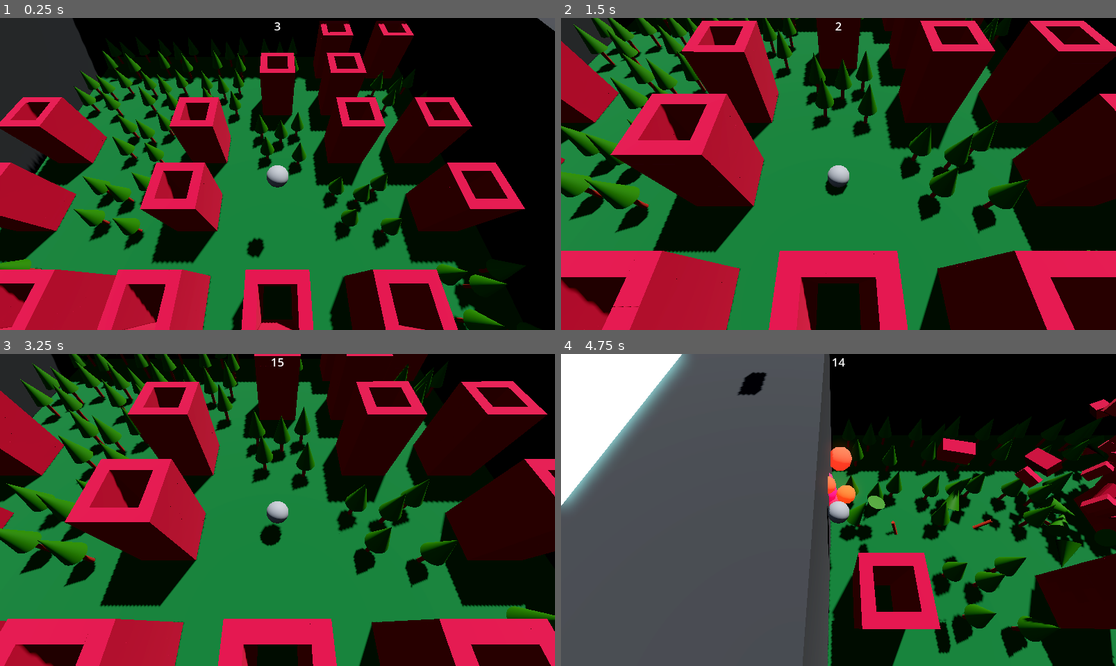
Above: before the commit, frames 1-4 (two rows, left to right).
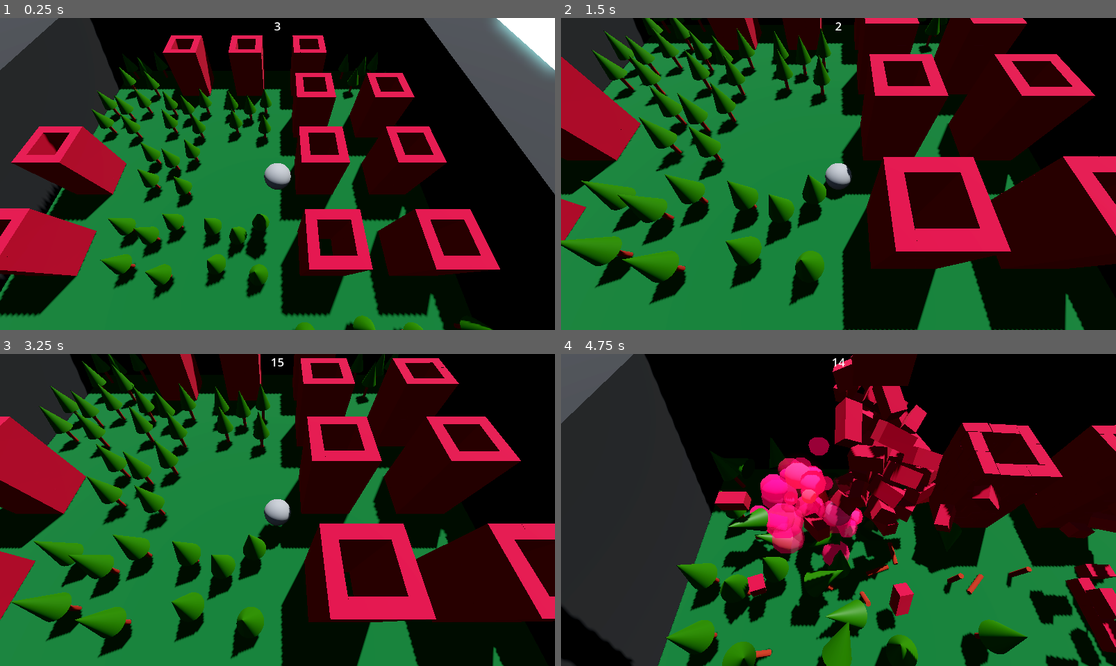
Above: after the commit, the same moments.

Repository: arocull/EnvisionJam2023
Game: Godot game, scene res://map/city.tscn
Same seed, same stepped clock (60 frames per second), same inputs: the game is played once before the commit and once after it. A sky picture missing from this copy of the repository is replaced by a grey-blue gradient.
Inputs (mouse positions are in pixels of both pictures, inside the frame that each line leads up to):
- Up to frame 1 (0.25 s): no input
- Up to frame 2 (1.5 s): move the mouse to (960, 158) at 0.52 s; press the mouse at (960, 158) at 0.53 s; hold D (move_right) 0.53-1.28 s; tap Space (move_jump) at 0.77 s; move the mouse to (727, 189) at 1.27 s; release the mouse at (727, 189) at 1.28 s; hold S (move_back) from 1.28 s (still down); click (727, 189) at 1.35 s
- Up to frame 3 (3.25 s): tap Space (move_jump) at 1.52, 2.75, 3.02 s; tap Enter at 2 s; move the mouse to (333, 441) at 2.02 s; release S (move_back) at 2.03 s; press the mouse at (333, 441) at 2.03 s; hold D (move_right) 2.03-2.78 s; move the mouse to (249, 572) at 2.77 s; release the mouse at (249, 572) at 2.78 s; hold W (move_forward) from 2.78 s (still down); click (249, 572) at 2.85 s
- Up to frame 4 (4.75 s): move the mouse to (1005, 556) at 3.52 s; release W (move_forward) at 3.53 s; press the mouse at (1005, 556) at 3.53 s; hold A (move_left) from 3.53 s (still down); tap Space (move_jump) at 3.77, 4.52 s; move the mouse to (672, 463) at 4.27 s; release the mouse at (672, 463) at 4.28 s; click (672, 463) at 4.35 s

The runs differ from the first frame. In frame 1, 69% of the frame differs, in the area x 0-100%, y 0-100%; in frame 2, 76%; in frame 3, 73%; in frame 4, 81%.

Commit message:
Tweak level generation + scoring

Diff:
--- a/efx/efx_manager.gd
+++ b/efx/efx_manager.gd
@@ -1,6 +1,8 @@
 extends Node
 
 const EXPLOSION = preload("res://efx/explosion.tscn")
+
+signal explosion_at(pos: Vector3)
 
 # Called when the node enters the scene tree for the first time.
 func _ready():
--- a/efx/explosion.gd
+++ b/efx/explosion.gd
@@ -1,8 +1,8 @@
 extends Node3D
 class_name Explosion
 
-@export var force: float = 50
-@export var maxDistance: float = 3
+@export var force: float = 55
+@export var maxDistance: float = 3.5
 @onready var duration: float = 1.5
 @onready var exploded: bool = false
 
--- a/map/city.tscn
+++ b/map/city.tscn
@@ -1,7 +1,8 @@
-[gd_scene load_steps=12 format=3 uid="uid://cuame5q4wgn55"]
+[gd_scene load_steps=13 format=3 uid="uid://cuame5q4wgn55"]
 
 [ext_resource type="Script" path="res://map/citygen.gd" id="1_lkkut"]
 [ext_resource type="PackedScene" uid="uid://dfnqkynxy5xwk" path="res://tiles/prebuilds/tower.tscn" id="2_hsiny"]
+[ext_resource type="PackedScene" uid="uid://cqjgs8fucccp2" path="res://tiles/block_ground.tscn" id="2_jgq3a"]
 [ext_resource type="Texture2D" uid="uid://k58t0y0o3wu5" path="res://map/environment/skidpan_2k.exr" id="3_btxs5"]
 [ext_resource type="PackedScene" uid="uid://bnqe7swv3siy6" path="res://player/player.tscn" id="3_dte54"]
 [ext_resource type="PackedScene" uid="uid://3643kn62milb" path="res://tiles/prebuilds/trees.tscn" id="3_dytnb"]
@@ -29,10 +30,10 @@
 
 [node name="city" type="Node3D"]
 script = ExtResource("1_lkkut")
-tileScenes = Array[PackedScene]([ExtResource("2_hsiny"), ExtResource("3_dytnb")])
+tileScenes = Array[PackedScene]([ExtResource("2_jgq3a"), ExtResource("2_hsiny"), ExtResource("3_dytnb")])
 tileWeights = Array[float]([1.0, 0.25])
-city_width = 6
-city_height = 6
+city_width = 5
+city_height = 5
 
 [node name="DirectionalLight3D" type="DirectionalLight3D" parent="."]
 transform = Transform3D(-0.866023, -0.433016, 0.250001, 0, 0.499998, 0.866027, -0.500003, 0.749999, -0.43301, 0, 0, 0)
--- a/map/citygen.gd
+++ b/map/citygen.gd
@@ -5,24 +5,46 @@
 
 @export var city_width: int = 3
 @export var city_height: int = 3
+@export var tiles: Array[int] = []
 
 @onready var bricks: Array[RigidBody3D] = []
 @onready var startTransforms: Array[Transform3D] = []
 
 # Called when the node enters the scene tree for the first time.
 func _ready():
-	$player.teleport(Vector3(float(city_width) / 2, 1, float(city_height) / 2) * 5)
+	randomize()
+	$player.teleport(Vector3(floor(float(city_width)) / 2, 1, floor(float(city_height)) / 2) * 5)
 
+	# allocate array
+	tiles.resize(city_width * city_height)
+
+	# fill with basic
 	for x in range(0, city_width):
 		for y in range(0, city_height):
-			var block
-			if x == floor(city_width / 2) and y == floor(city_height / 2):
-				block = preload("res://tiles/block_ground.tscn").instantiate()
-			else:
-				block = tileScenes.pick_random().instantiate()
+			var idx: int = (x * city_width) + y
+			tiles[idx] = 1
+
+	# pre-place 10 trees
+	var preplace_trees: Array = range(0,tiles.size())
+	preplace_trees.shuffle()
+	preplace_trees.resize(10)
+	for idx in preplace_trees:
+		tiles[idx] = 2
+
+	# enforce center tile to be a blank tile
+	var center_tile = (floori(city_width / 2) * city_width) + floori(city_height / 2)
+	tiles[center_tile] = 0
+
+	# place tiles
+	for x in range(0, city_width):
+		for y in range(0, city_height):
+			var idx: int = (x * city_width) + y
+			var tileType = tiles[idx]
+			var block = tileScenes[tileType].instantiate()
 			block.transform.origin = Vector3(x * 5, 0, y * 5)
 			add_child(block)
 
+	# place walls
 	for x in range(-1, city_width + 1):
 		for y in range(-1, city_height + 1):
 			if x == -1 or x == city_width or y == -1 or y == city_height:
@@ -42,14 +64,19 @@
 			bricks.append(child)
 			startTransforms.append(child.global_transform)
 
-func score() -> float:
+func get_transform_distance(start: Transform3D, goal: Transform3D) -> float:
+	var angularDist: float = start.basis.get_rotation_quaternion().angle_to(goal.basis.get_rotation_quaternion())
+	var physicalDist: float = start.origin.distance_to(goal.origin)
+	return (angularDist / PI) + physicalDist
+
+func score() -> int:
 	var sum: float = 0
 	var total: float = 0
 	for i in range(0,bricks.size()):
 		var b: RigidBody3D = bricks[i]
 		var t: Transform3D = startTransforms[i]
-		sum += b.global_transform.origin.distance_to(t.origin) * b.mass
+		sum += sqrt(max(get_transform_distance(t, b.global_transform) - 0.2, 0)) * b.mass
 		total += b.mass
 
-	print_debug("Score: ", sum / total)
-	return sum / total
+	var s: int = floor((sum / total) * 2000)
+	return s
--- a/player/movement.gd
+++ b/player/movement.gd
@@ -4,6 +4,7 @@
 
 @export var force_movement: float = 250
 @export var jump_force: float = 50
+@export var knockback_force: float = 40
 @export var max_attack_cooldown: float = 0.1
 
 @onready var attack_cooldown: float = max_attack_cooldown
@@ -58,7 +59,7 @@
 		t.origin = global_position
 		pos.y = t.origin.y
 		t = t.looking_at(pos).orthonormalized()
-		apply_central_impulse(t.basis.z * 25)
+		apply_central_impulse(t.basis.z * 40)
 		call_deferred("spawn_rocket", t)
 
 func spawn_rocket(t: Transform3D):
--- a/player/player.gd
+++ b/player/player.gd
@@ -1,13 +1,18 @@
 extends Node3D
 class_name Player
 
+var shake: float = 0
+var shake_decay: float = 100
+
 func _process(delta):
 	$cam_parent.global_transform.origin = $RigidBody3D.global_transform.origin
+
+	shake -= delta
 
 func teleport(newLocation: Vector3):
 	$RigidBody3D.global_transform.origin = newLocation
 
 func _input(event):
 	if event.is_action("quit"):
-		get_tree().current_scene.score()
+		print("Score when quit: " + str(get_tree().current_scene.score()))
 		get_tree().quit()
--- a/player/player.tscn
+++ b/player/player.tscn
@@ -4,8 +4,11 @@
 [ext_resource type="Script" path="res://player/movement.gd" id="2_rx1pb"]
 
 [sub_resource type="SphereShape3D" id="SphereShape3D_eklvf"]
+radius = 0.6
 
 [sub_resource type="SphereMesh" id="SphereMesh_6aubi"]
+radius = 0.6
+height = 1.2
 
 [node name="player" type="Node3D"]
 script = ExtResource("1_v6ny5")
@@ -13,8 +16,12 @@
 [node name="RigidBody3D" type="RigidBody3D" parent="."]
 collision_layer = 5
 collision_mask = 5
-mass = 10.0
+mass = 50.0
 script = ExtResource("2_rx1pb")
+force_movement = 1250.0
+jump_force = 250.0
+knockback_force = 200.0
+max_attack_cooldown = 0.2
 
 [node name="CollisionShape3D" type="CollisionShape3D" parent="RigidBody3D"]
 shape = SubResource("SphereShape3D_eklvf")
@@ -25,5 +32,7 @@
 
 [node name="cam_parent" type="Node3D" parent="."]
 
-[node name="Camera3D" type="Camera3D" parent="cam_parent"]
+[node name="cam_offset" type="Node3D" parent="cam_parent"]
 transform = Transform3D(1, 0, 0, 0, 0.5, 0.866025, 0, -0.866025, 0.5, 0, 8, 4.5)
+
+[node name="Camera3D" type="Camera3D" parent="cam_parent/cam_offset"]
--- a/tiles/prebuilds/wall.tscn
+++ b/tiles/prebuilds/wall.tscn
@@ -8,7 +8,7 @@
 
 [sub_resource type="BoxMesh" id="BoxMesh_u4se5"]
 material = ExtResource("2_8i8dx")
-size = Vector3(5, 8, 5)
+size = Vector3(5, 6, 5)
 
 [node name="wall" type="Node3D"]
 script = ExtResource("1_r2pry")
@@ -22,5 +22,5 @@
 shape = SubResource("BoxShape3D_ulgcd")
 
 [node name="MeshInstance3D" type="MeshInstance3D" parent="."]
-transform = Transform3D(1, 0, 0, 0, 1, 0, 0, 0, 1, 0, 4, 0)
+transform = Transform3D(1, 0, 0, 0, 1, 0, 0, 0, 1, 0, 3, 0)
 mesh = SubResource("BoxMesh_u4se5")
--- a/ui/game_manager.gd
+++ b/ui/game_manager.gd
@@ -10,7 +10,7 @@
 signal earn_score(score: float)
 
 var timer: float = 3
-var lastScore: float = 0
+var lastScore: int = 0
 var phase: int = PHASE.Startup
 
 func _process(delta):
--- a/ui/ui_main.gd
+++ b/ui/ui_main.gd
@@ -4,7 +4,7 @@
 	GameManager.connect("earn_score", show_score)
 
 func show_score(newScore: float):
-	$score_screen/Score.text = str(roundf(newScore * 1000))
+	$score_screen/Score.text = str(newScore)
 
 # Called every frame. 'delta' is the elapsed time since the previous frame.
 func _process(delta):
--- a/ui/ui_main.tscn
+++ b/ui/ui_main.tscn
@@ -13,6 +13,7 @@
 script = ExtResource("1_5fxdf")
 
 [node name="score_screen" parent="." instance=ExtResource("1_523oj")]
+visible = false
 layout_mode = 1
 
 [node name="countdown" type="Label" parent="."]
